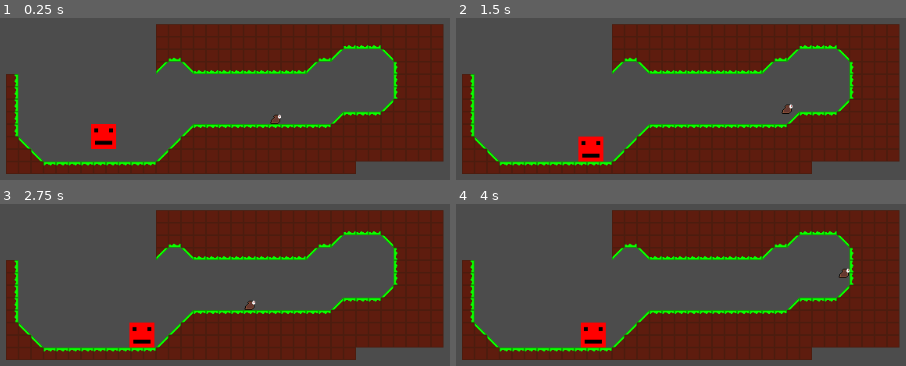
Above: before the commit, frames 1-4 (two rows, left to right).
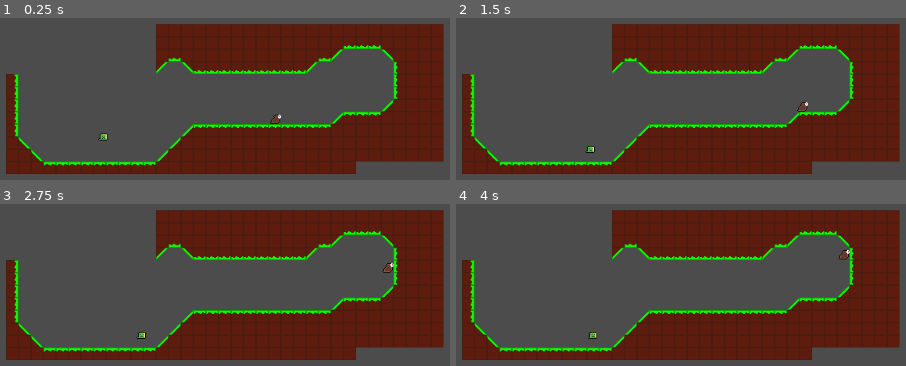
Above: after the commit, the same moments.

Repository: Shoter99/GameJamFirst
Game: Godot game, scene res://enviroment/level prefab/Level test.tscn
The game is run twice, just before and just after one commit, with the same random seed, the same clock (stepped at 60 frames per second) and the same inputs.
Inputs (mouse positions are in pixels of both pictures, inside the frame that each line leads up to):
- Up to frame 1 (0.25 s): no input
- Up to frame 2 (1.5 s): move the mouse to (outside the picture) at 0.52 s; hold Shift (Slide) 0.53-1.28 s; hold Right (move_right) from 0.53 s (still down); tap Space (jump) at 0.77 s; click (outside the picture) at 0.8 s; move the mouse to (627, 120) at 1.27 s; click (627, 120) at 1.35 s
- Up to frame 3 (2.75 s): tap Space (jump) at 1.52 s; tap Shift (Slide) at 1.55 s; move the mouse to (outside the picture) at 2.02 s; release Right (move_right) at 2.03 s; hold Left (move_left) from 2.03 s (still down); hold Shift (Slide) from 2.03 s (still down); click (outside the picture) at 2.3 s
- Up to frame 4 (4 s): tap Enter at 2.75 s; move the mouse to (outside the picture) at 2.77 s; release Left (move_left) at 2.78 s; release Shift (Slide) at 2.78 s; hold Right (move_right) from 2.78 s (still down); click (outside the picture) at 2.85 s; tap Space (jump) at 3.02, 3.5, 3.77 s; tap Shift (Slide) at 3.05 s; move the mouse to (outside the picture) at 3.52 s; hold Shift (Slide) from 3.53 s (still down); click (outside the picture) at 3.8 s

The runs differ from the first frame. In frame 1, 0.9% of the frame differs, in the area x 20-26%, y 65-81%; in frame 2, 1.2%, in the area x 27-79%, y 51-89%; in frame 3, 1.1%; in frame 4, 1.1%.

Commit message:
added slime

Diff:
--- a/entities/enemy/Enemy.tscn
+++ b/entities/enemy/Enemy.tscn
@@ -1,7 +1,16 @@
-[gd_scene load_steps=5 format=2]
+[gd_scene load_steps=7 format=2]
 
-[ext_resource path="res://entities/enemy/enemy.png" type="Texture" id=1]
+[ext_resource path="res://Sprites/slime_walk2.png" type="Texture" id=1]
 [ext_resource path="res://entities/enemy/Enemy.gd" type="Script" id=2]
+[ext_resource path="res://Sprites/slime_walk1.png" type="Texture" id=3]
+
+[sub_resource type="SpriteFrames" id=3]
+animations = [ {
+"frames": [ ExtResource( 3 ), ExtResource( 1 ) ],
+"loop": true,
+"name": "walk",
+"speed": 5.0
+} ]
 
 [sub_resource type="RectangleShape2D" id=1]
 extents = Vector2( 16, 10.5 )
@@ -15,9 +24,11 @@
 collision_mask = 2
 script = ExtResource( 2 )
 
-[node name="Enemy" type="Sprite" parent="Enemy"]
-position = Vector2( 0, -16 )
-texture = ExtResource( 1 )
+[node name="Enemy" type="AnimatedSprite" parent="Enemy"]
+position = Vector2( -4.17233e-07, -16 )
+frames = SubResource( 3 )
+animation = "walk"
+playing = true
 
 [node name="CollisionShape2D" type="CollisionShape2D" parent="Enemy"]
 position = Vector2( 0, -10.5 )
--- a/enviroment/level prefab/Level test.tscn
+++ b/enviroment/level prefab/Level test.tscn
@@ -231,10 +231,9 @@
 tile_data = PoolIntArray( 851986, 9, 0, 851987, 9, 0, 851988, 9, 0, 851989, 9, 0, 851990, 9, 0, 851991, 9, 0, 851992, 9 …(2961 unchanged characters)…
 
 [node name="KinematicBody2D" parent="." instance=ExtResource( 1 )]
-
 position = Vector2( 441, 305 )
+speed = 200
 gravity = 1500
-speed = 200
 
 [node name="Node2D" parent="." instance=ExtResource( 3 )]
 position = Vector2( 213, 359 )
--- a/project.godot
+++ b/project.godot
@@ -29,6 +29,14 @@
 config/name="GameJamFirst"
 run/main_scene="res://enviroment/level prefab/Level test.tscn"
 config/icon="res://icon.png"
+
+[autoload]
+
+Global="*res://Globals/Global.gd"
+
+[global]
+
+stat=false
 
 [importer_defaults]
 
@@ -68,16 +76,16 @@
 , Object(InputEventKey,"resource_local_to_scene":false,"resource_name":"","device":0,"alt":false,"shift":false,"control":false,"meta":false,"command":false,"pressed":false,"scancode":65,"physical_scancode":0,"unicode":0,"echo":false,"script":null)
  ]
 }
+Slide={
+"deadzone": 0.5,
+"events": [ Object(InputEventKey,"resource_local_to_scene":false,"resource_name":"","device":0,"alt":false,"shift":false,"control":false,"meta":false,"command":false,"pressed":false,"scancode":16777237,"physical_scancode":0,"unicode":0,"echo":false,"script":null)
+ ]
+}
 jump={
 "deadzone": 0.5,
 "events": [ Object(InputEventKey,"resource_local_to_scene":false,"resource_name":"","device":0,"alt":false,"shift":false,"control":false,"meta":false,"command":false,"pressed":false,"scancode":32,"physical_scancode":0,"unicode":0,"echo":false,"script":null)
 , Object(InputEventKey,"resource_local_to_scene":false,"resource_name":"","device":0,"alt":false,"shift":false,"control":false,"meta":false,"command":false,"pressed":false,"scancode":87,"physical_scancode":0,"unicode":0,"echo":false,"script":null)
 , Object(InputEventKey,"resource_local_to_scene":false,"resource_name":"","device":0,"alt":false,"shift":false,"control":false,"meta":false,"command":false,"pressed":false,"scancode":16777232,"physical_scancode":0,"unicode":0,"echo":false,"script":null)
- ]
-}
-Slide={
-"deadzone": 0.5,
-"events": [ Object(InputEventKey,"resource_local_to_scene":false,"resource_name":"","device":0,"alt":false,"shift":false,"control":false,"meta":false,"command":false,"pressed":false,"scancode":16777237,"physical_scancode":0,"unicode":0,"echo":false,"script":null)
  ]
 }
 swim_right={
@@ -104,11 +112,6 @@
 , Object(InputEventKey,"resource_local_to_scene":false,"resource_name":"","device":0,"alt":false,"shift":false,"control":false,"meta":false,"command":false,"pressed":false,"scancode":16777232,"physical_scancode":0,"unicode":0,"echo":false,"script":null)
  ]
 }
-attack={
-"deadzone": 0.5,
-"events": [ Object(InputEventMouseButton,"resource_local_to_scene":false,"resource_name":"","device":0,"alt":false,"shift":false,"control":false,"meta":false,"command":false,"button_mask":0,"position":Vector2( 0, 0 ),"global_position":Vector2( 0, 0 ),"factor":1.0,"button_index":1,"pressed":false,"doubleclick":false,"script":null)
- ]
-}
 
 [physics]
 
Not shown, added: Sprites/slime_walk1.png.import
Not shown, added: Sprites/slime_walk2.png.import
